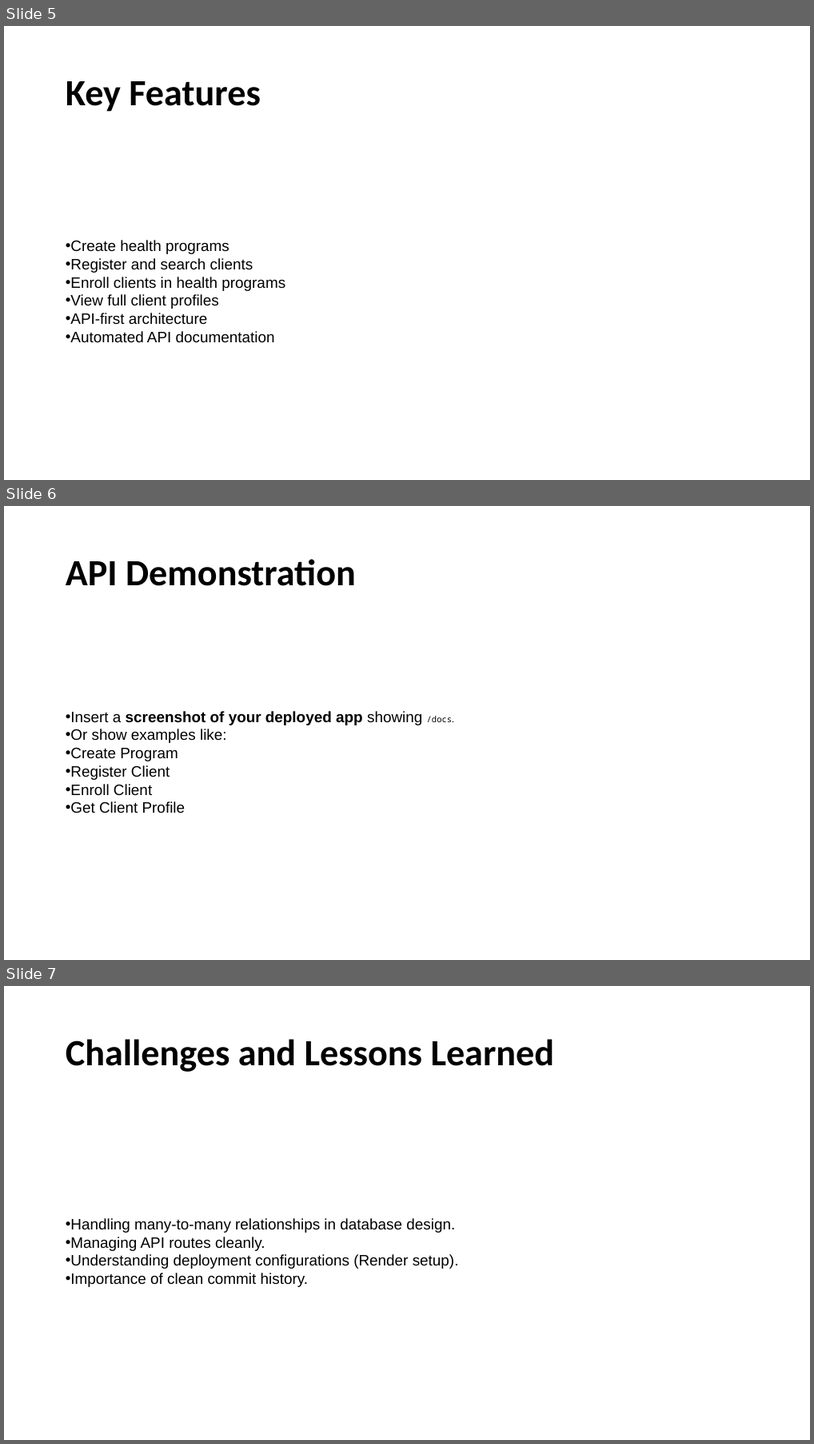
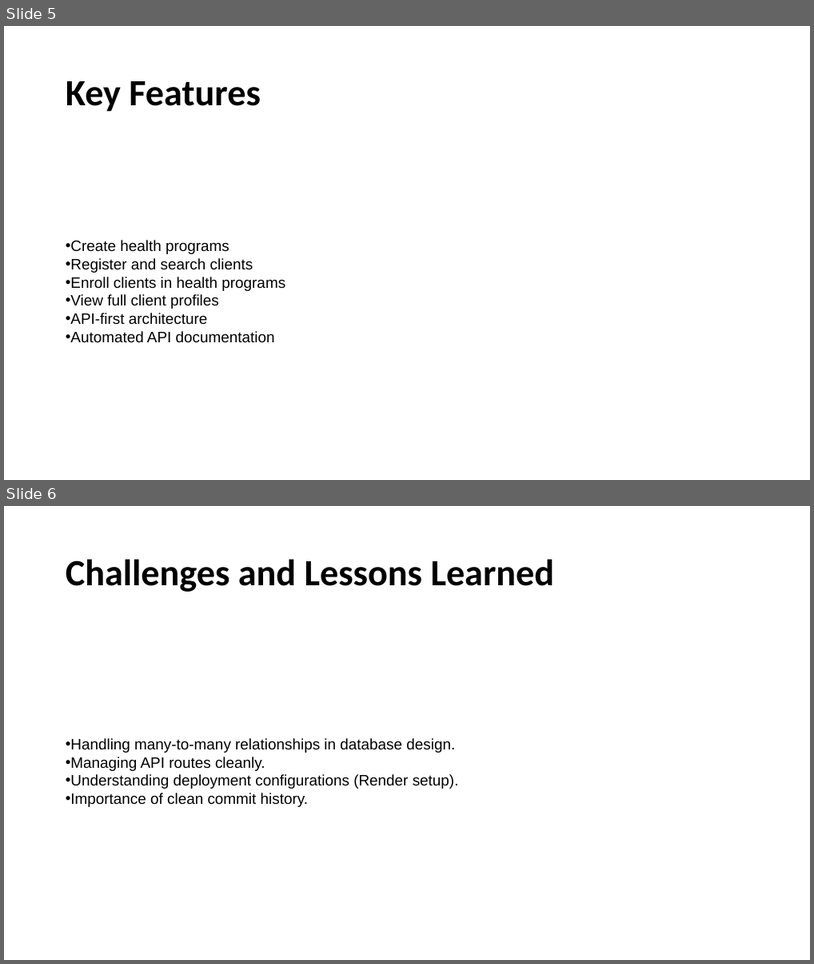
Before and after one commit to ron-kiplimo/health_info_system, a slide deck: Health Information System Presentation.pptx. Shown one above the other, each under a label of ours: slides 5, 6 and 7 before the commit, slides 5 and 6 after it. The pictures are 814x1444 and 814x964 pixels, drawn with LibreOffice and Linux fonts; fonts in the diff are those of the drawing. Boxes give left, top, right and bottom in pixels: in the first picture for what was removed or moved away, otherwise in the second. Text is boxed around its words. In the diff, an @@ line names an element or a change of style, - is before the commit and + after.

```diff
--- a/Health Information System Presentation.pptx
+++ b/Health Information System Presentation.pptx
@@ slide 6 removed at box(4, 506, 810, 960), background #FFFFFF @@
@@ title removed at box(66, 559, 356, 586) @@
-API Demonstration
@@ text removed at box(66, 711, 452, 813) @@
-• Insert a screenshot of your deployed app showing /docs.
-• Or show examples like:
-• Create Program
-• Register Client
-• Enroll Client
-• Get Client Profile
@@ what was slide 7 is now slide 6 @@
```
Also in this commit, not shown: 1 slide changed.
